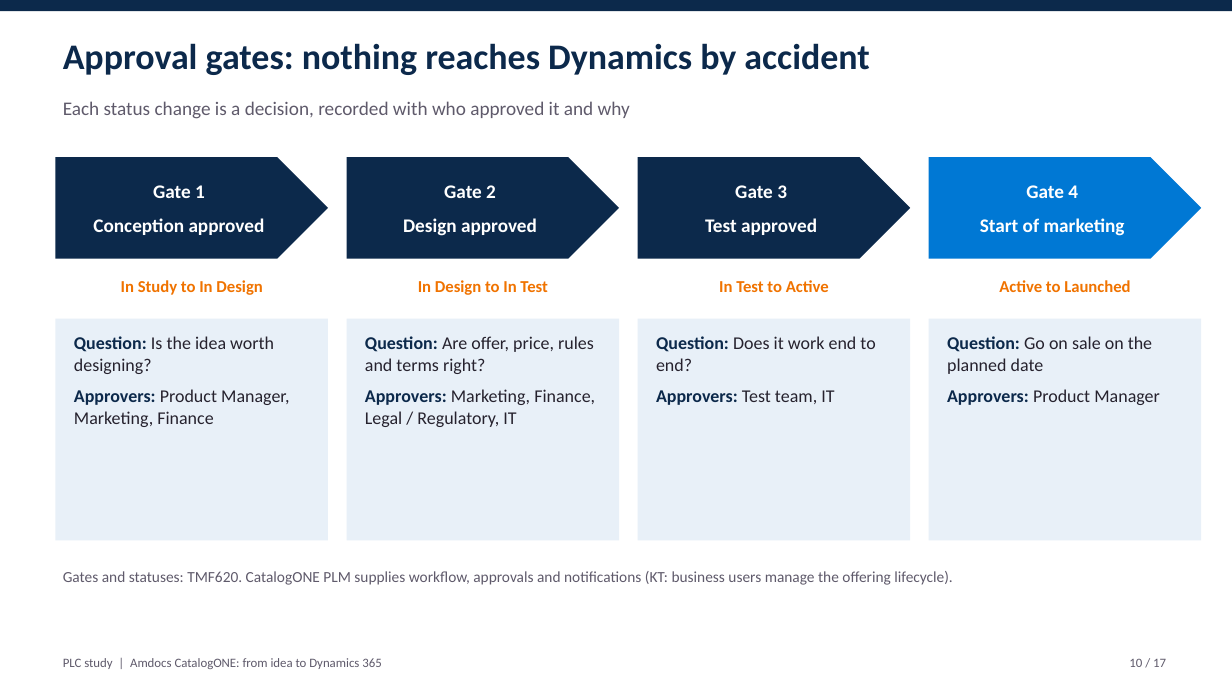
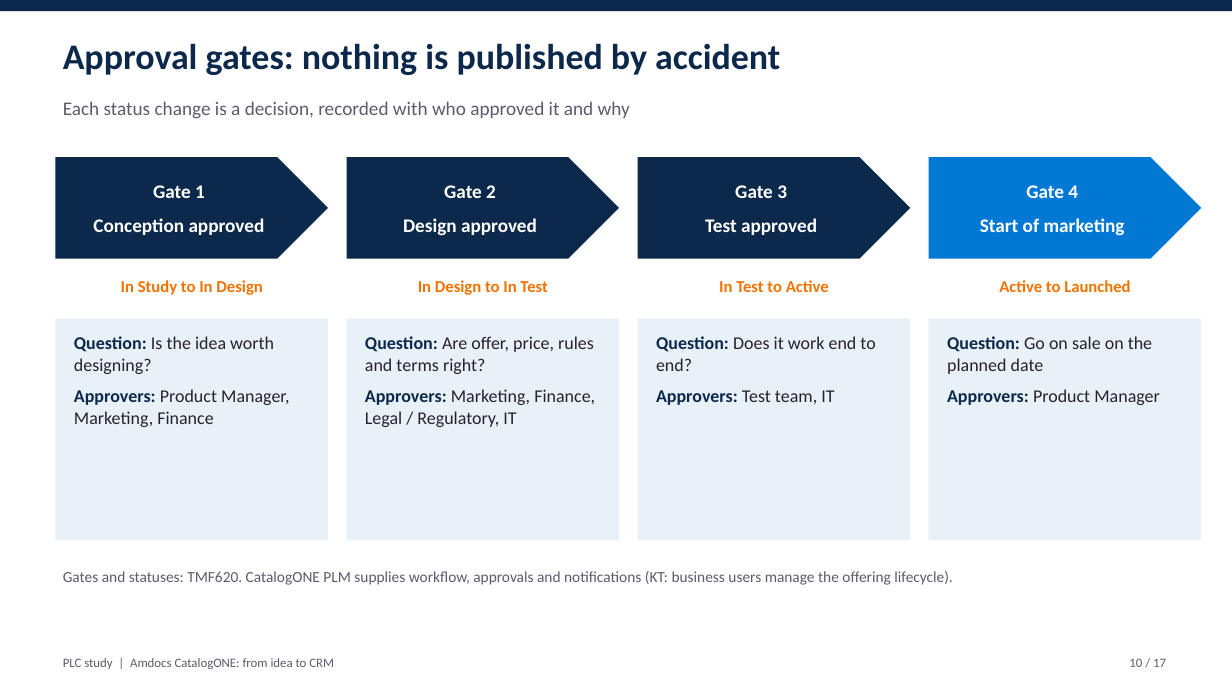
Before and after one commit to abdoe31/learnksa, a slide deck: slide 10 of plc_study/PLC_CatalogONE_Presentation.pptx. Drawn at 1232x693 pixels with LibreOffice and Linux fonts; fonts in the diff are those of the drawing. Boxes give left, top, right and bottom in pixels: in the first picture for what was removed or moved away, otherwise in the second. Text is boxed around its words. In the diff, an @@ line names an element or a change of style, - is before the commit and + after.

```diff
--- a/plc_study/PLC_CatalogONE_Presentation.pptx
+++ b/plc_study/PLC_CatalogONE_Presentation.pptx
@@ text at [63, 43, 780, 75]: text changed @@
-Approval gates: nothing reaches Dynamics by accident
+Approval gates: nothing is published by accident
@@ text at [63, 658, 334, 669]: text changed @@
-PLC study | Amdocs CatalogONE: from idea to Dynamics 365
+PLC study | Amdocs CatalogONE: from idea to CRM
```
Also in this commit, not shown: 16 other slides changed, 4 other files.
